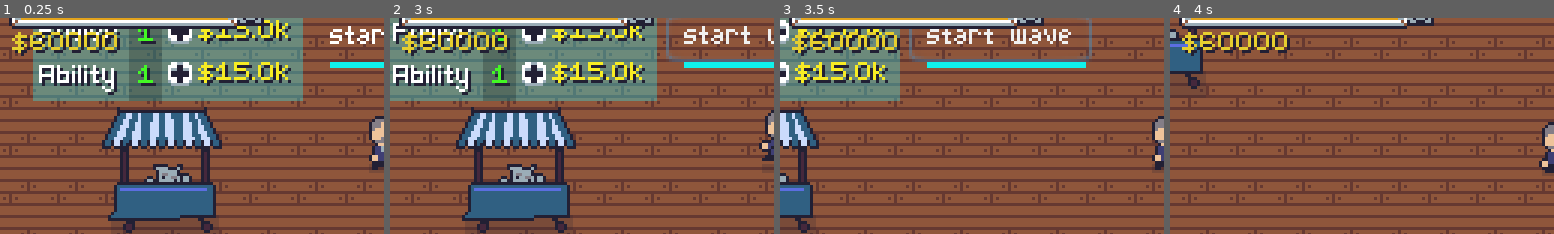
Above: before the commit, frames 1-4 (left to right).
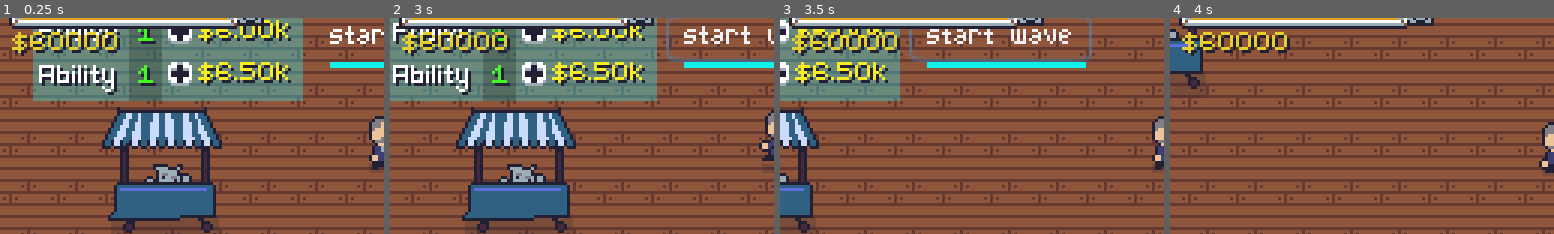
Above: after the commit, the same moments.

Repository: jiink/treasury-trouble
Game: Godot game, scene res://treasury.tscn
The game is run twice, just before and just after one commit, with the same random seed, the same clock (stepped at 60 frames per second) and the same inputs.
Inputs (mouse positions are % of the whole screen's width and height, from its top left):
- Up to frame 1 (0.25 s): no input
- Up to frame 2 (3 s): click (23, 10) at 0.52 s; click "start wave" at 1.25 s; click "start wave" at 2 s; tap Enter at 2.75 s; move the mouse to (72, 45) at 2.77 s; hold D (right) from 2.78 s (still down); tap Space (a) at 2.85 s
- Up to frame 3 (3.5 s): keep holding D (right)
- Up to frame 4 (4 s): move the mouse to (30, 55) at 3.52 s; release D (right) at 3.53 s; hold S (down) from 3.53 s (still down); tap Space (a) at 3.6 s
The pictures show only the part of the screen within x 0-50%, y 16-66%; the shares and areas given below are measured in that part.

The runs differ from the first frame. In frame 1, 1.0% of the frame differs, in the area x 56-68%, y 3-31%; in frame 2, 0.9%; in frame 3, 0.8%; in frame 4, nothing differs.

Commit message:
more upgrade stuff

Diff:
--- a/foes/thief.gd
+++ b/foes/thief.gd
@@ -58,7 +58,8 @@
 		var nearest_goldpot = goldpots[0]
 		for goldpot in goldpots:
 			if goldpot.global_position.distance_to(global_position) < nearest_goldpot.global_position.distance_to(global_position):
-				nearest_goldpot = goldpot
+				if goldpot.money > 0:
+					nearest_goldpot = goldpot
 
 		return nearest_goldpot
 	elif mode == "random":
@@ -74,6 +75,9 @@
 
 func grab_timer_timeout():
 	target.remove_money(randi() % 100 + 69)
+
+	if target.money <= 0:
+		target = find_goldpot()
 
 func get_hurt(d):
 	hp -= d
--- a/room/goldpot/goldpot.gd
+++ b/room/goldpot/goldpot.gd
@@ -5,3 +5,5 @@
 
 func remove_money(amount):
 	money -= amount
+	if money < 0:
+		money = 0
--- a/room/shop/shopcart.tscn
+++ b/room/shop/shopcart.tscn
@@ -1,10 +1,11 @@
-[gd_scene load_steps=9 format=2]
+[gd_scene load_steps=10 format=2]
 
 [ext_resource path="res://room/shop/shop.png" type="Texture" id=1]
 [ext_resource path="res://fonts/little.tres" type="DynamicFont" id=2]
 [ext_resource path="res://room/shop/upgradebtn.png" type="Texture" id=3]
 [ext_resource path="res://room/shop/upgradebtnpush.png" type="Texture" id=4]
-[ext_resource path="res://room/shop/skip.gd" type="Script" id=5]
+[ext_resource path="res://room/shop/upgradebtn.gd" type="Script" id=5]
+[ext_resource path="res://room/shop/skip.gd" type="Script" id=6]
 
 [sub_resource type="Animation" id=1]
 resource_name = "roll_in"
@@ -119,7 +120,8 @@
 texture_pressed = ExtResource( 4 )
 texture_hover = ExtResource( 4 )
 texture_disabled = ExtResource( 4 )
-texture_focused = ExtResource( 4 )
+texture_focused = ExtResource( 3 )
+script = ExtResource( 5 )
 
 [node name="pow" type="Label" parent="buy_menu/VBoxContainer"]
 margin_top = 14.0
@@ -163,7 +165,8 @@
 texture_pressed = ExtResource( 4 )
 texture_hover = ExtResource( 4 )
 texture_disabled = ExtResource( 4 )
-texture_focused = ExtResource( 4 )
+texture_focused = ExtResource( 3 )
+script = ExtResource( 5 )
 
 [node name="abl" type="Label" parent="buy_menu/VBoxContainer"]
 margin_top = 28.0
@@ -207,7 +210,8 @@
 texture_pressed = ExtResource( 4 )
 texture_hover = ExtResource( 4 )
 texture_disabled = ExtResource( 4 )
-texture_focused = ExtResource( 4 )
+texture_focused = ExtResource( 3 )
+script = ExtResource( 5 )
 
 [node name="skip" type="Button" parent="buy_menu"]
 margin_left = 50.0
--- /dev/null
+++ b/room/shop/upgradebtn.gd
@@ -0,0 +1,37 @@
+extends TextureButton
+
+var num_tag
+var price_tag
+var type
+var player
+
+var price
+
+func _ready():
+	connect("pressed", self, "on_press")
+	type = $"..".name
+	num_tag = $"../num"
+	price_tag = $"../price"
+	player = get_owner().get_node("../player")
+
+	update_price()
+
+func on_press():
+	var lvl_var_name = "%s_lvl" % type
+	player.set(lvl_var_name, player.get(lvl_var_name) + 1)
+	player.update_wepstats()
+	num_tag.text = str(player.get(lvl_var_name))
+
+	update_price()
+
+
+func update_price():
+	match type:
+		"spd":
+			price = 5000
+		"pow":
+			price = 6000
+		"abl":
+			price = 6500
+
+	price_tag.text = "$%1.2fk" % (price * 0.001)
Not shown: 1 places in room/shop/shopcart.tscn that only renumber resources
